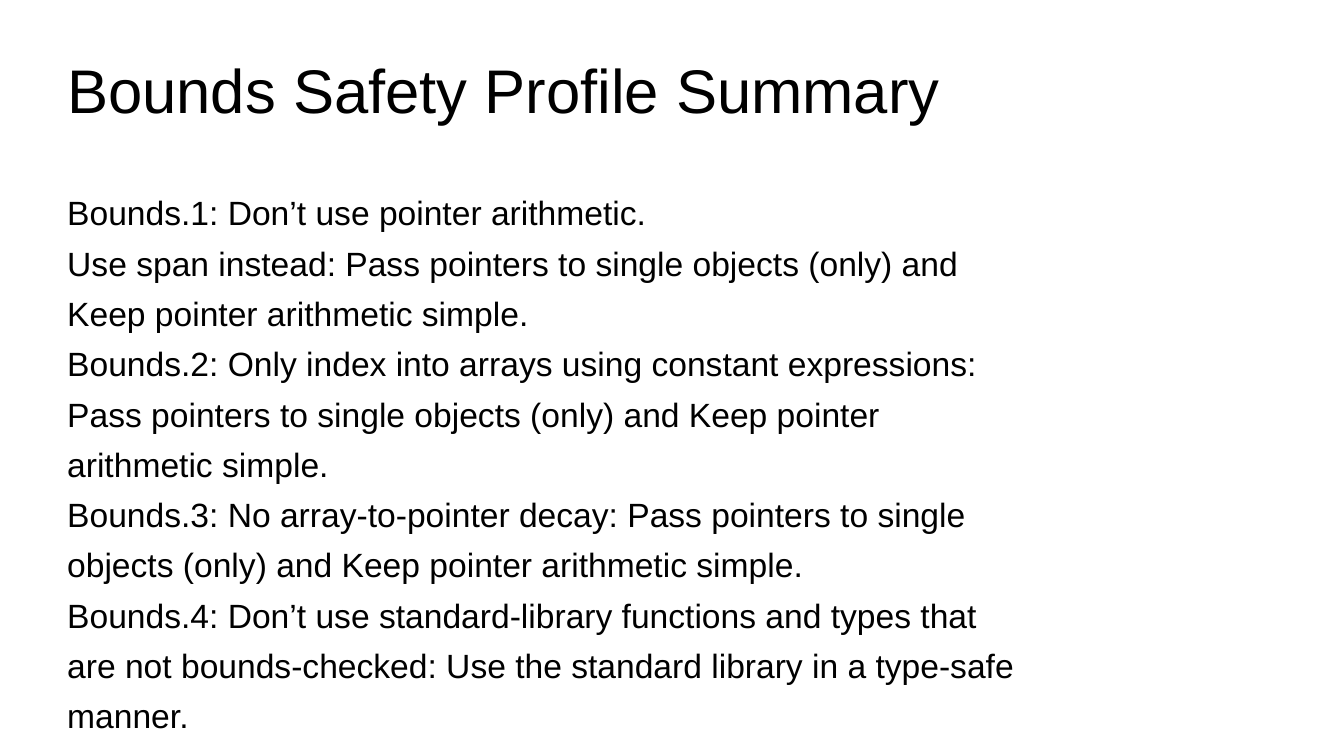
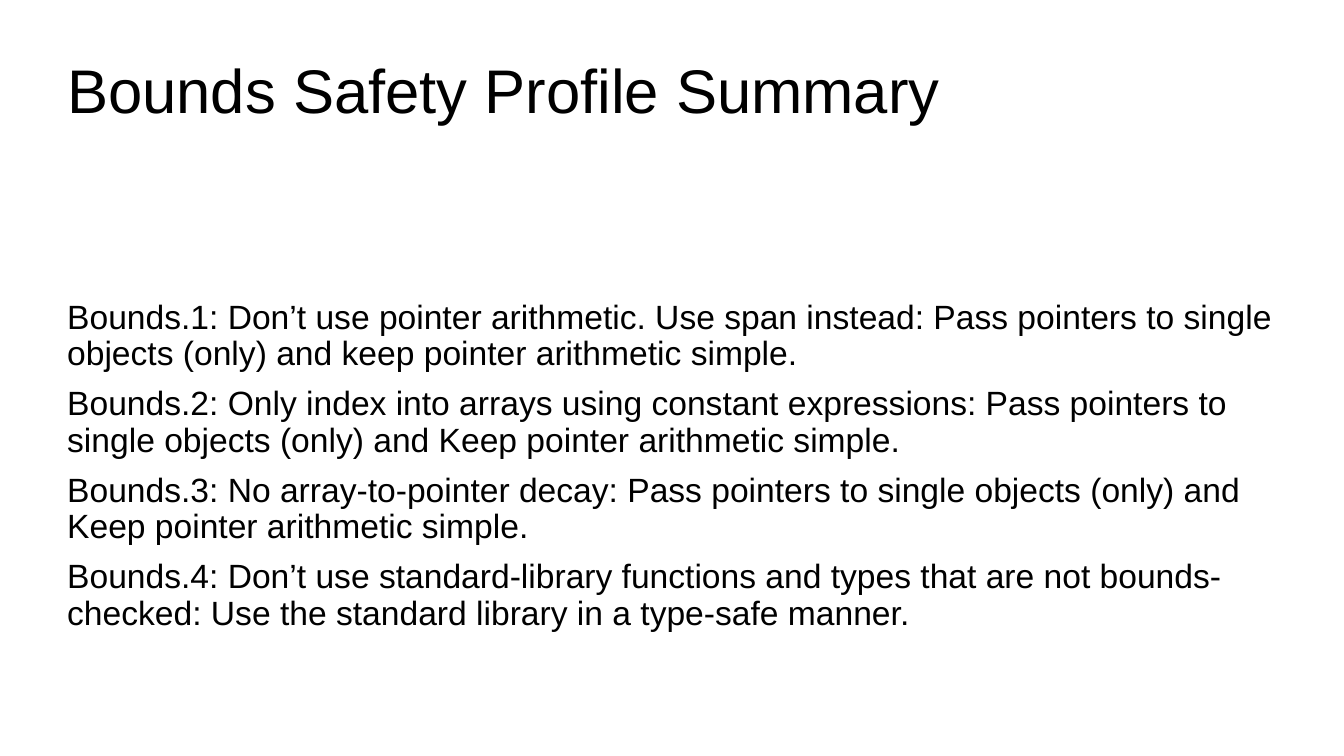
Before and after one commit to LongArmMcGee/cpp-safety, a slide deck: slide 22 of images/safe_cpp_graphics.pptx (slide 18 before the commit). Drawn at 1344x756 pixels with LibreOffice and Linux fonts; fonts in the diff are those of the drawing. Boxes give left, top, right and bottom in pixels: in the first picture for what was removed or moved away, otherwise in the second. Text is boxed around its words. In the diff, an @@ line names an element or a change of style, - is before the commit and + after.

Commit message:
move content into pptx

```diff
--- a/images/safe_cpp_graphics.pptx
+++ b/images/safe_cpp_graphics.pptx
@@ subtitle at (67, 304, 1272, 632): text changed @@
-Bounds.1: Don’t use pointer arithmetic.
-Use span instead: Pass pointers to single objects (only) and
-Keep pointer arithmetic simple.
-Bounds.2: Only index into arrays using constant expressions:
-Pass pointers to single objects (only) and Keep pointer
-arithmetic simple.
-Bounds.3: No array-to-pointer decay: Pass pointers to single
-objects (only) and Keep pointer arithmetic simple.
-Bounds.4: Don’t use standard-library functions and types that
-are not bounds-checked: Use the standard library in a type-safe
-manner.
+Bounds.1: Don’t use pointer arithmetic. Use span instead: Pass pointers to single objects (only) and keep pointer arithmetic simple.
+Bounds.2: Only index into arrays using constant expressions: Pass pointers to single objects (only) and Keep pointer arithmetic simple.
+Bounds.3: No array-to-pointer decay: Pass pointers to single objects (only) and Keep pointer arithmetic simple.
+Bounds.4: Don’t use standard-library functions and types that are not bounds-checked: Use the standard library in a type-safe manner.
```
Also in this commit, not shown: 24 other slides changed, 9 slides added, 1 slide removed.
